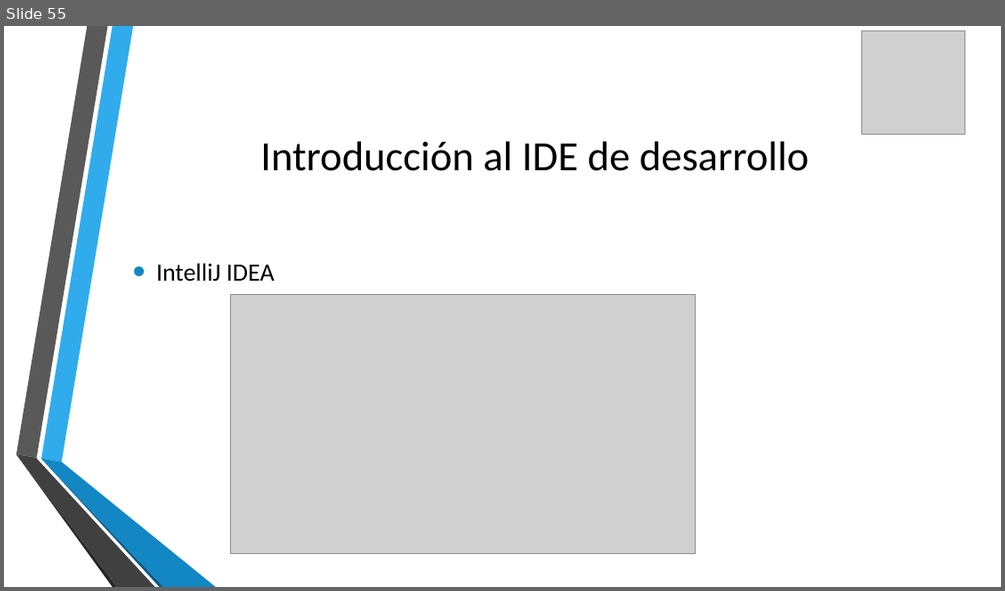
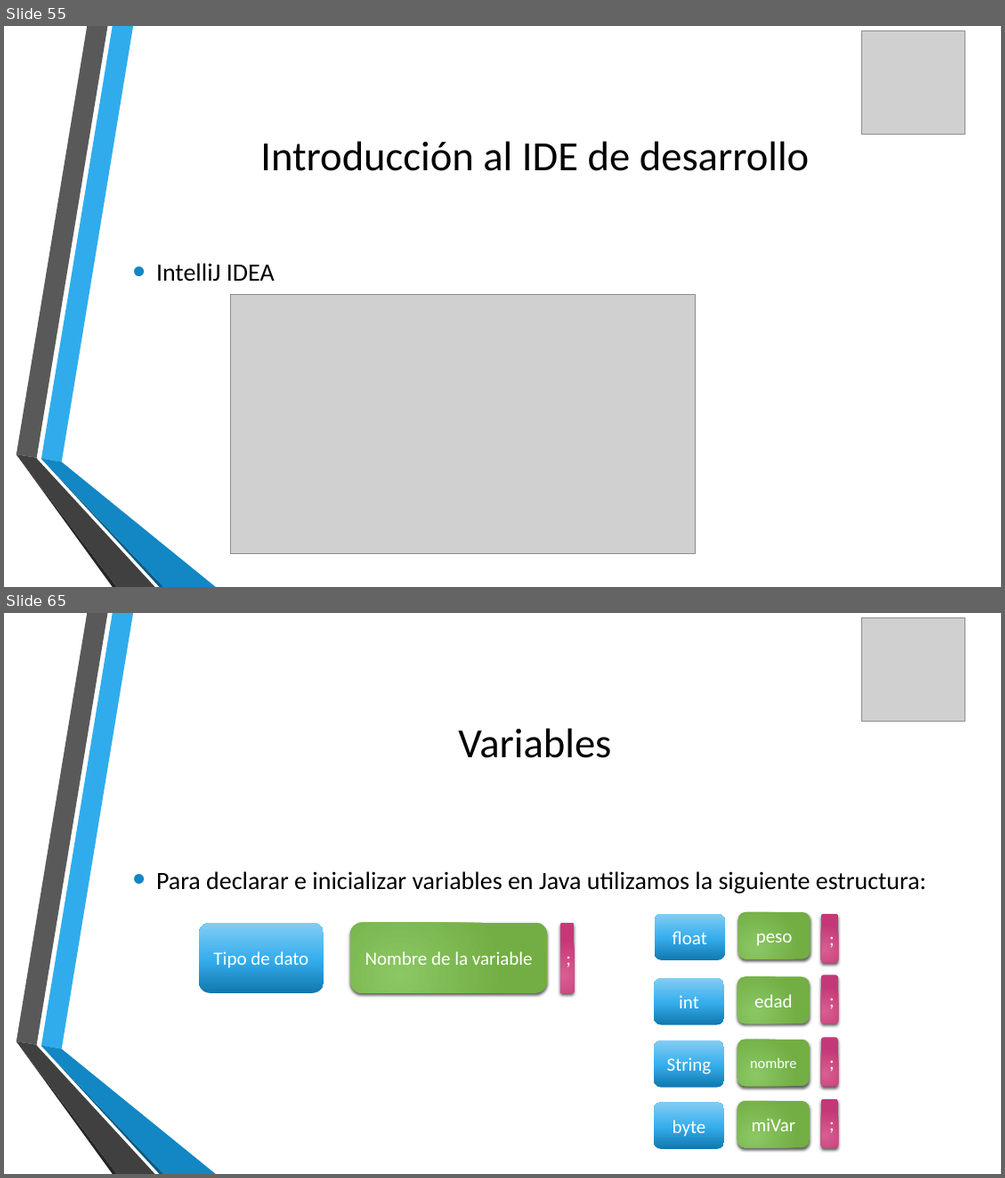
Before and after one commit to udevit/documents, a slide deck: Java_8_desde_cero.pptx. Shown one above the other, each under a label of ours: slide 55 before the commit, slides 55 and 65 after it; the slides between them are not shown. The pictures are 1005x591 and 1005x1178 pixels, drawn with LibreOffice and Linux fonts; fonts in the diff are those of the drawing; grey boxes stand for pictures; background and template pictures are left out. Boxes give left, top, right and bottom in pixels: in the first picture for what was removed or moved away, otherwise in the second. Text is boxed around its words. In the diff, an @@ line names an element or a change of style, - is before the commit and + after.

```diff
--- a/Java_8_desde_cero.pptx
+++ b/Java_8_desde_cero.pptx
@@ slide 65 added at [4,613,1001,1174], background picture (left out); not listed: 6 template elements that a slide beside it also shows @@
@@ picture added at [862,617,965,721] @@
@@ title added at [458,728,611,758], 40 pt, text #000000 @@
+Variables
@@ text added at [156,871,926,893], 24 pt, text #000000 @@
+• Para declarar e inicializar variables en Java utilizamos la siguiente estructura:
@@ rounded rectangle added at [199,923,324,993], fill gradient #1078AE to #36AEED to #83CDF4, 18 pt, text #FFFFFF @@
+Tipo de dato
@@ rounded rectangle added at [350,923,547,993], fill gradient #8CC764 to #72AF45, 18 pt, text #FFFFFF @@
+Nombre de la variable
@@ rounded rectangle added at [560,923,574,993], fill gradient #D95F92 to #C63777, 18 pt, text #FFFFFF @@
+;
@@ rounded rectangle added at [655,914,725,961], fill gradient #1078AE to #36AEED to #83CDF4, 18 pt, text #FFFFFF @@
+float
@@ rounded rectangle added at [738,912,810,959], fill gradient #8CC764 to #72AF45, 18 pt, text #FFFFFF @@
+peso
@@ rounded rectangle added at [821,914,839,962], fill gradient #D95F92 to #C63777, 18 pt, text #FFFFFF @@
+;
@@ rounded rectangle added at [654,978,724,1025], fill gradient #1078AE to #36AEED to #83CDF4, 18 pt, text #FFFFFF @@
+int
@@ rounded rectangle added at [737,976,809,1023], fill gradient #8CC764 to #72AF45, 18 pt, text #FFFFFF @@
+edad
@@ rounded rectangle added at [821,975,839,1023], fill gradient #D95F92 to #C63777, 18 pt, text #FFFFFF @@
+;
@@ rounded rectangle added at [737,1039,809,1086], fill gradient #8CC764 to #72AF45, 14 pt, text #FFFFFF @@
+nombre
@@ rounded rectangle added at [821,1037,839,1086], fill gradient #D95F92 to #C63777, 18 pt, text #FFFFFF @@
+;
@@ rounded rectangle added at [654,1041,724,1088], fill gradient #1078AE to #36AEED to #83CDF4, 18 pt, text #FFFFFF @@
+String
@@ rounded rectangle added at [654,1102,724,1149], fill gradient #1078AE to #36AEED to #83CDF4, 18 pt, text #FFFFFF @@
+byte
@@ rounded rectangle added at [737,1101,809,1148], fill gradient #8CC764 to #72AF45, 18 pt, text #FFFFFF @@
+miVar
@@ rounded rectangle added at [821,1099,839,1148], fill gradient #D95F92 to #C63777, 18 pt, text #FFFFFF @@
+;
```
Also in this commit, not shown: 1 slide changed, 24 other slides added.
